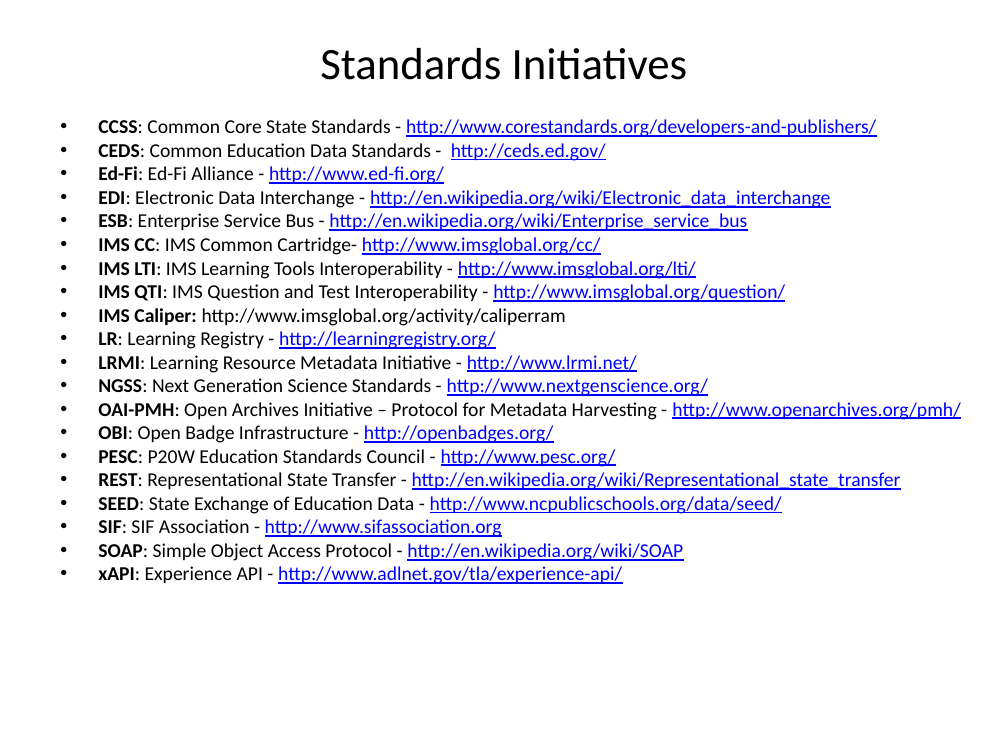
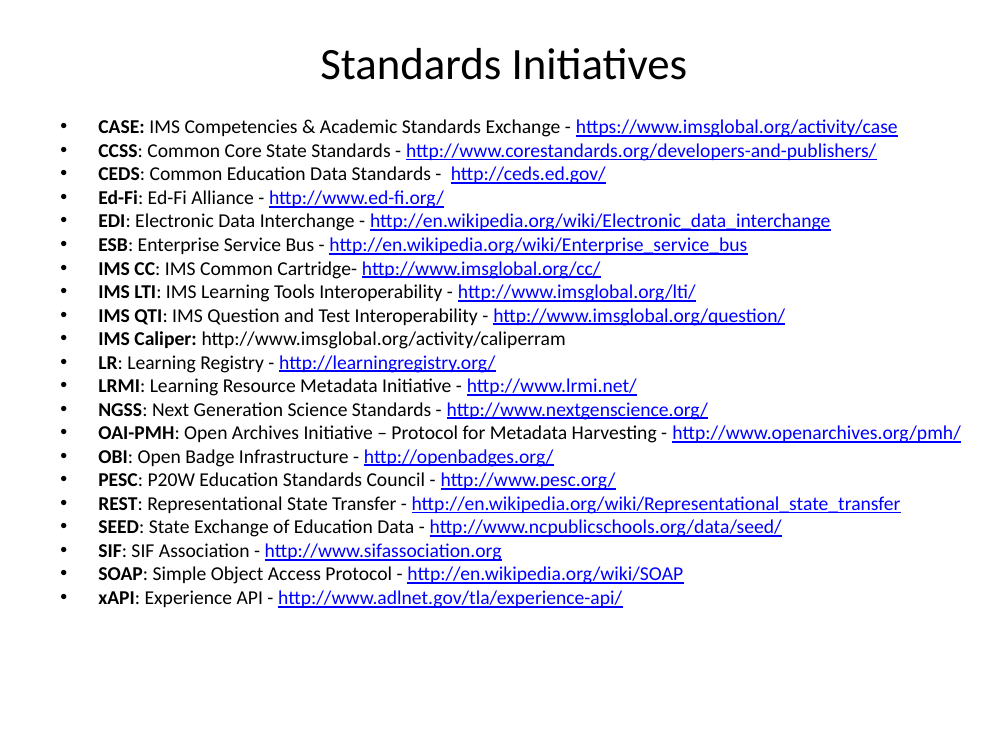
Before and after one commit to EdMatrix/edmatrix.github.io, a slide deck: slide 4 of _original_documents/Diagrams.pptx. Drawn at 1008x756 pixels with LibreOffice and Linux fonts; fonts in the diff are those of the drawing. Boxes give left, top, right and bottom in pixels: in the first picture for what was removed or moved away, otherwise in the second. Text is boxed around its words. In the diff, an @@ line names an element or a change of style, - is before the commit and + after.

```diff
--- a/_original_documents/Diagrams.pptx
+++ b/_original_documents/Diagrams.pptx
@@ text at box(98, 119, 898, 137): paragraph added @@
+• CASE: IMS Competencies & Academic Standards Exchange - https://www.imsglobal.org/activity/case
```
Also in this commit, not shown: 1 other slide changed, 27 other files.
